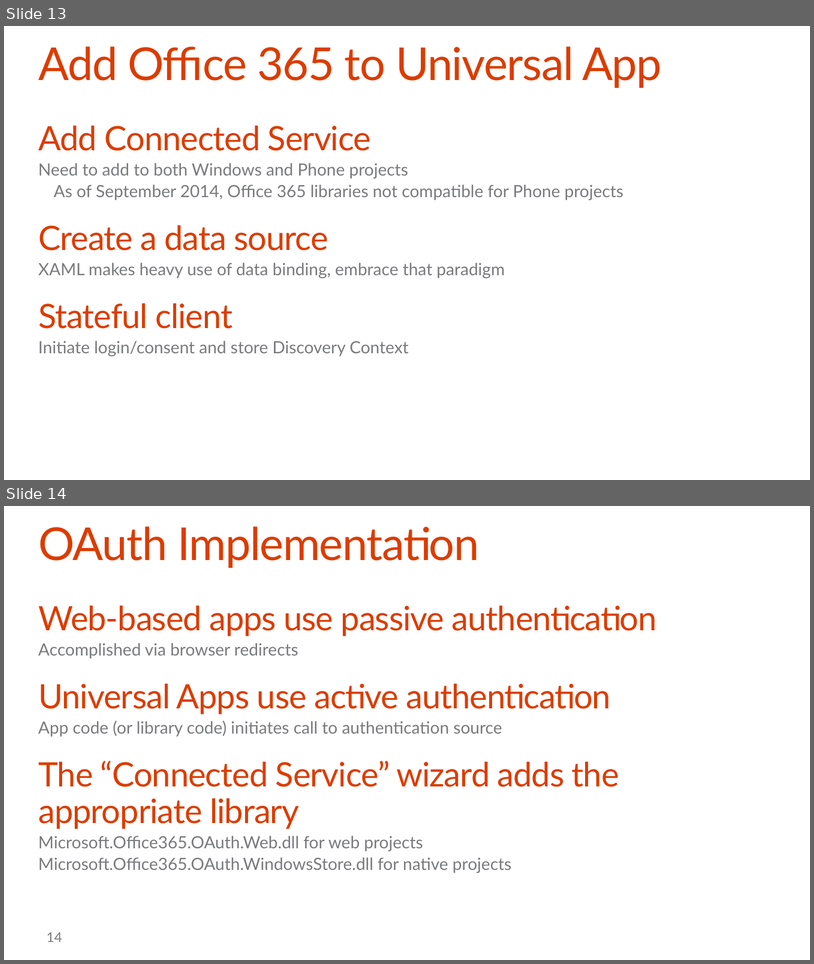
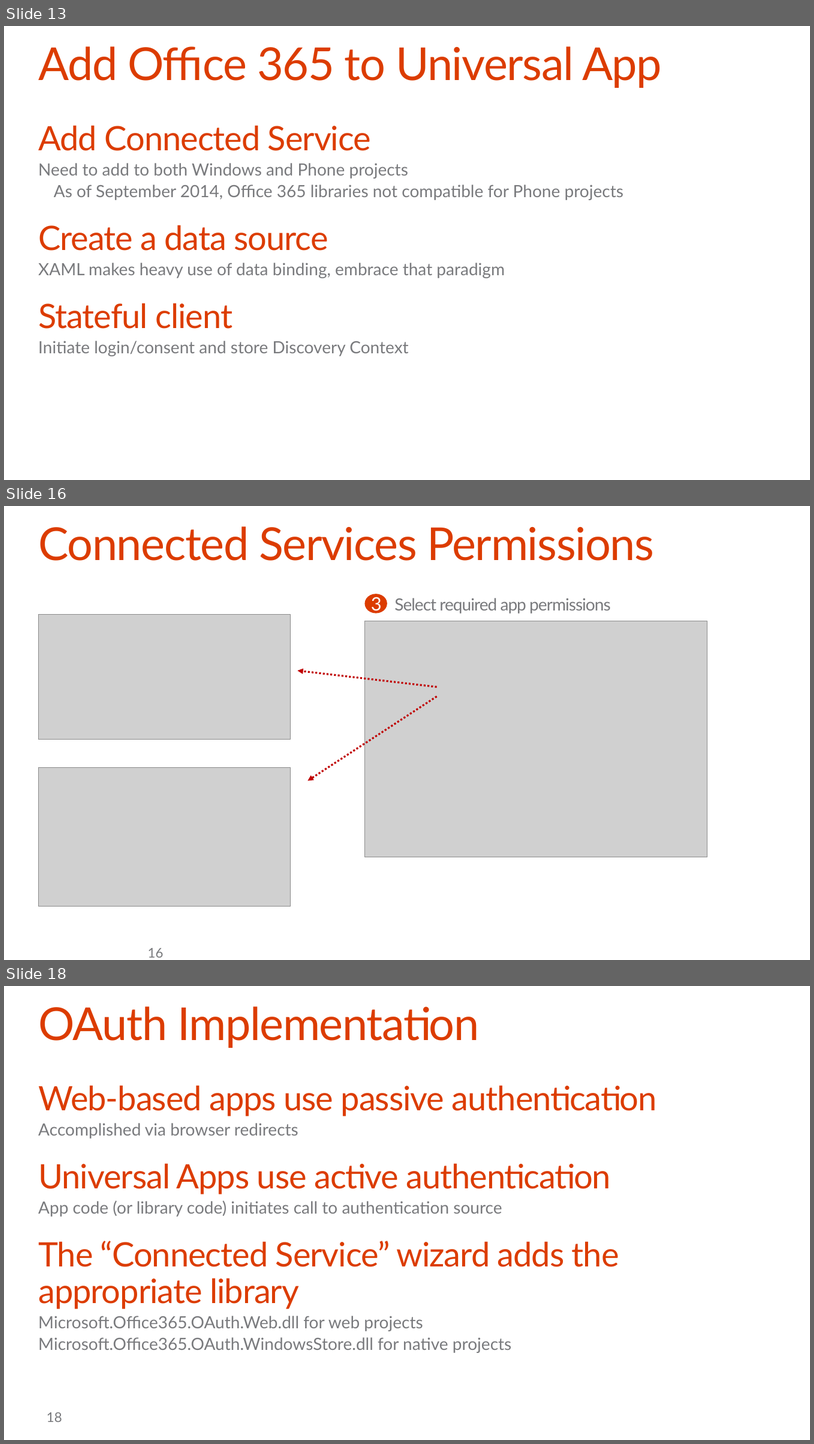
Before and after one commit to OfficeDev/TrainingContent, a slide deck: O3654-5 Deep dive into native Universal Windows App Development with Office 365 APIs/Deep Dive into native Universal App development with Office 365 APIs.pptx. Shown one above the other, each under a label of ours: slides 13 and 14 before the commit, slides 13, 16 and 18 after it; the slides between them are not shown. The pictures are 814x964 and 814x1444 pixels, drawn with LibreOffice and Linux fonts; fonts in the diff are those of the drawing; grey boxes stand for pictures; background and template pictures are left out. Boxes give left, top, right and bottom in pixels: in the first picture for what was removed or moved away, otherwise in the second. Text is boxed around its words. In the diff, an @@ line names an element or a change of style, - is before the commit and + after.

```diff
--- a/O3654-5 Deep dive into native Universal Windows App Development with Office 365 APIs/Deep Dive into native Universal App development with Office 365 APIs.pptx
+++ b/O3654-5 Deep dive into native Universal Windows App Development with Office 365 APIs/Deep Dive into native Universal App development with Office 365 APIs.pptx
@@ slide 16 added at <box>4,506,810,960</box>, background #FFFFFF @@
@@ title added at <box>38,526,654,561</box>, 54 pt, text #DC3C00 @@
+Connected Services Permissions
@@ ellipse added at <box>365,594,387,613</box>, fill #DC3C00, 22 pt, text #FFFFFF @@
+3
@@ text added at <box>395,598,611,613</box>, 20 pt, text #797A7D @@
+Select required app permissions
@@ picture added at <box>38,614,291,739</box> @@
@@ picture added at <box>365,621,708,856</box> @@
@@ arrow added from (437, 687) to (297, 670), #C00000 2.25 pt dashed @@
@@ arrow added from (437, 697) to (308, 781), #C00000 2.25 pt dashed @@
@@ picture added at <box>38,768,291,905</box> @@
@@ page number added at <box>148,948,164,957</box>, 16 pt, text #797A7D @@
+16
@@ what was slide 14 is now slide 18 @@
@@ page number at <box>47,1412,62,1422</box>: text changed @@
-14
+18
```
Also in this commit, not shown: 1 slide changed, 4 other slides added.
